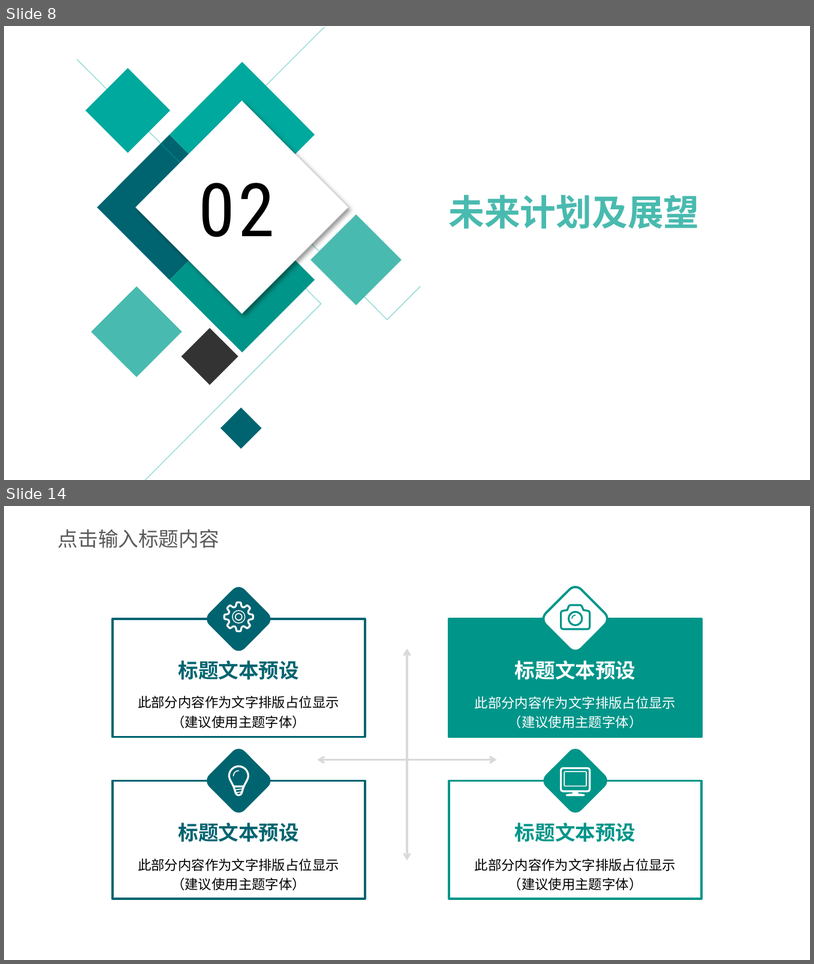
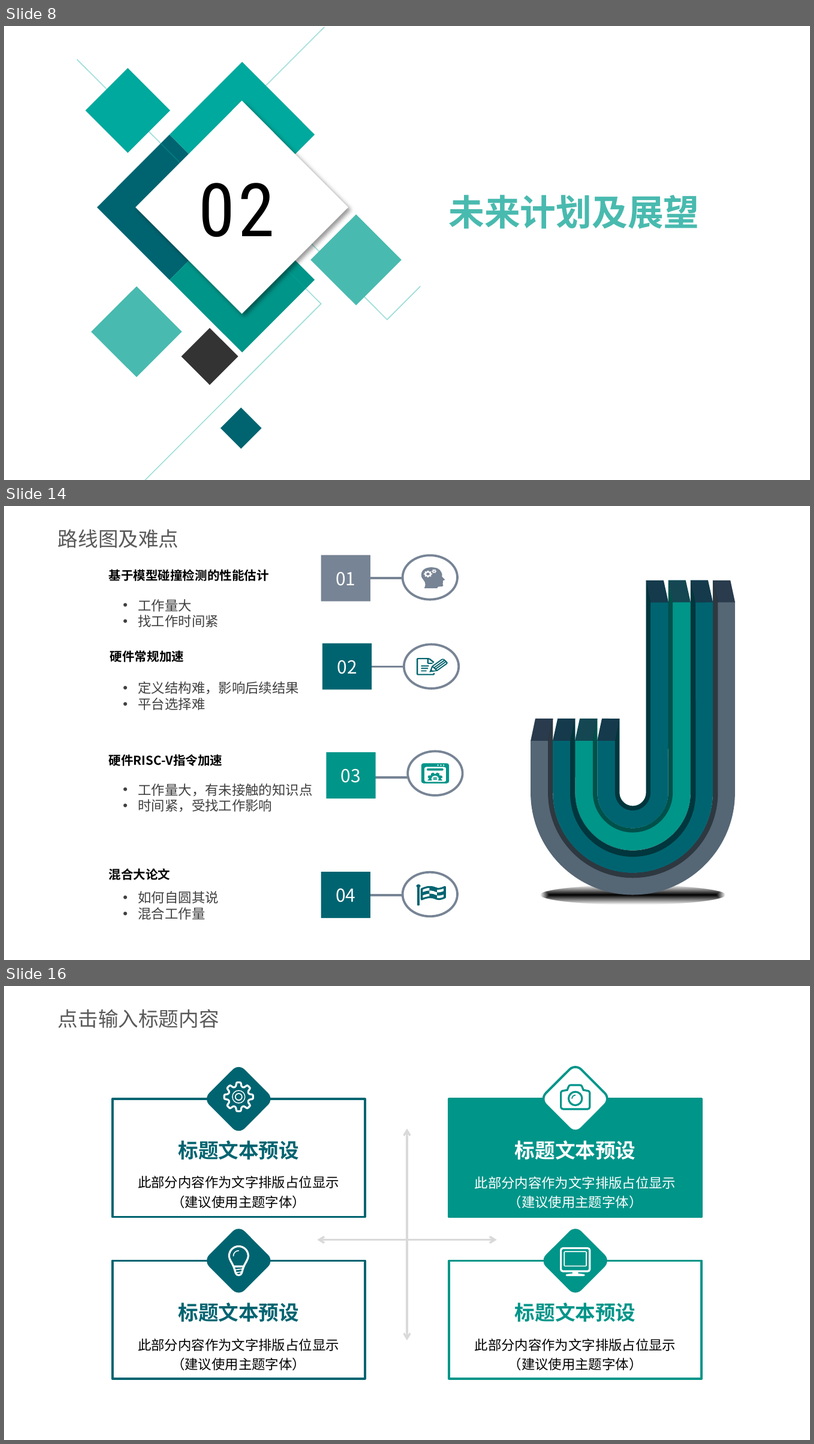
Before and after one commit to whutddk/PRM_Robotic_Arm, a slide deck: doc/进度报告20190912.pptx. Shown one above the other, each under a label of ours: slides 8 and 14 before the commit, slides 8, 14 and 16 after it; the slides between them are not shown. The pictures are 814x964 and 814x1444 pixels, drawn with LibreOffice and Linux fonts; fonts in the diff are those of the drawing; background and template pictures are left out. Boxes give left, top, right and bottom in pixels: in the first picture for what was removed or moved away, otherwise in the second. Text is boxed around its words. In the diff, an @@ line names an element or a change of style, - is before the commit and + after.

```diff
--- a/doc/进度报告20190912.pptx
+++ b/doc/进度报告20190912.pptx
@@ slide 14 added at (4,506,810,960), background picture (left out) @@
@@ text added at (58,529,179,548), 18 pt, text #595959 @@
+路线图及难点
@@ group added at (531,580,735,895): 4 freeform shapes @@
@@ group added at (576,580,691,850): 4 freeform shapes @@
@@ group added at (597,580,669,828): 4 freeform shapes @@
@@ group added at (553,580,714,872): 4 freeform shapes @@
@@ text added at (138,599,219,627), 12 pt, text #404040 @@
+• 工作量大
+• 找工作时间紧
@@ text added at (138,681,299,710), 12 pt, text #404040 @@
+• 定义结构难，影响后续结果
+• 平台选择难
@@ text added at (138,783,313,811), 12 pt, text #404040 @@
+• 工作量大，有未接触的知识点
+• 时间紧，受找工作影响
@@ group added at (109,555,463,917): 8 freeform shapes, 4 lines, 4 rectangles, 4 texts @@
+03
+04
+01
+02
+基于模型碰撞检测的性能估计
+硬件常规加速
+硬件RISC-V指令加速
+混合大论文
@@ text added at (138,891,219,919), 12 pt, text #404040 @@
+• 如何自圆其说
+• 混合工作量
@@ ellipse added at (540,885,726,904), fill gradient #000000 @@
@@ what was slide 14 is now slide 16 @@
```
Also in this commit, not shown: 3 slides changed, 5 other slides added, 6 slides removed, 2 other files.
